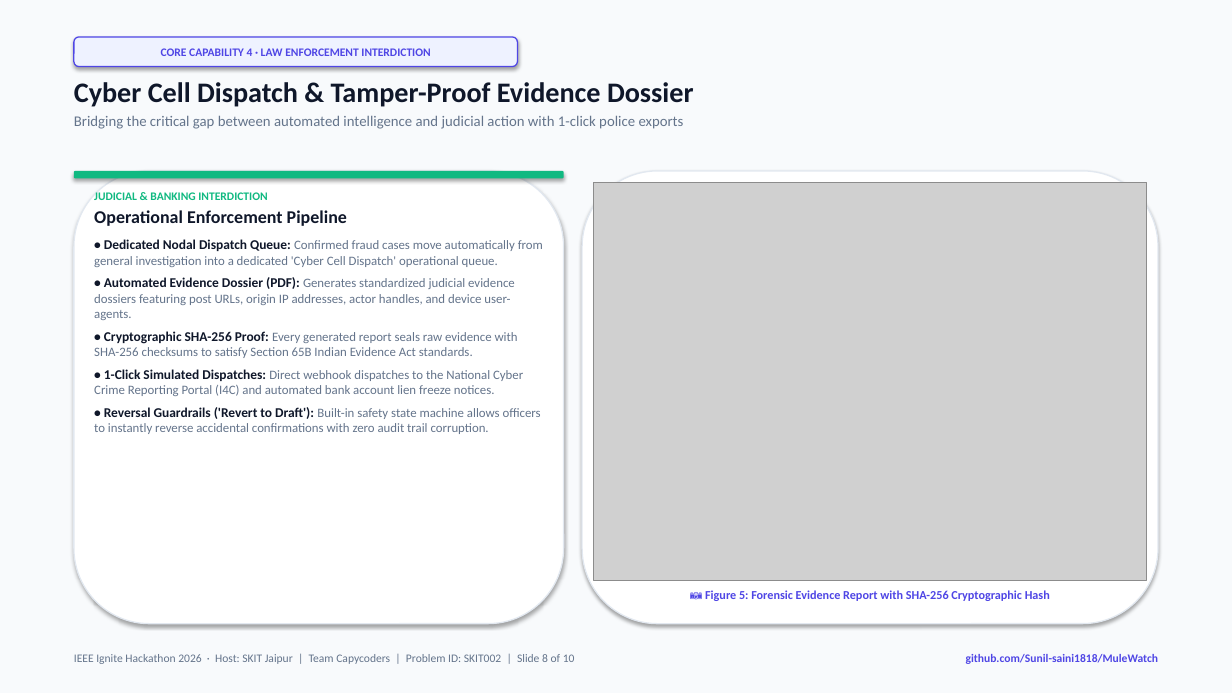
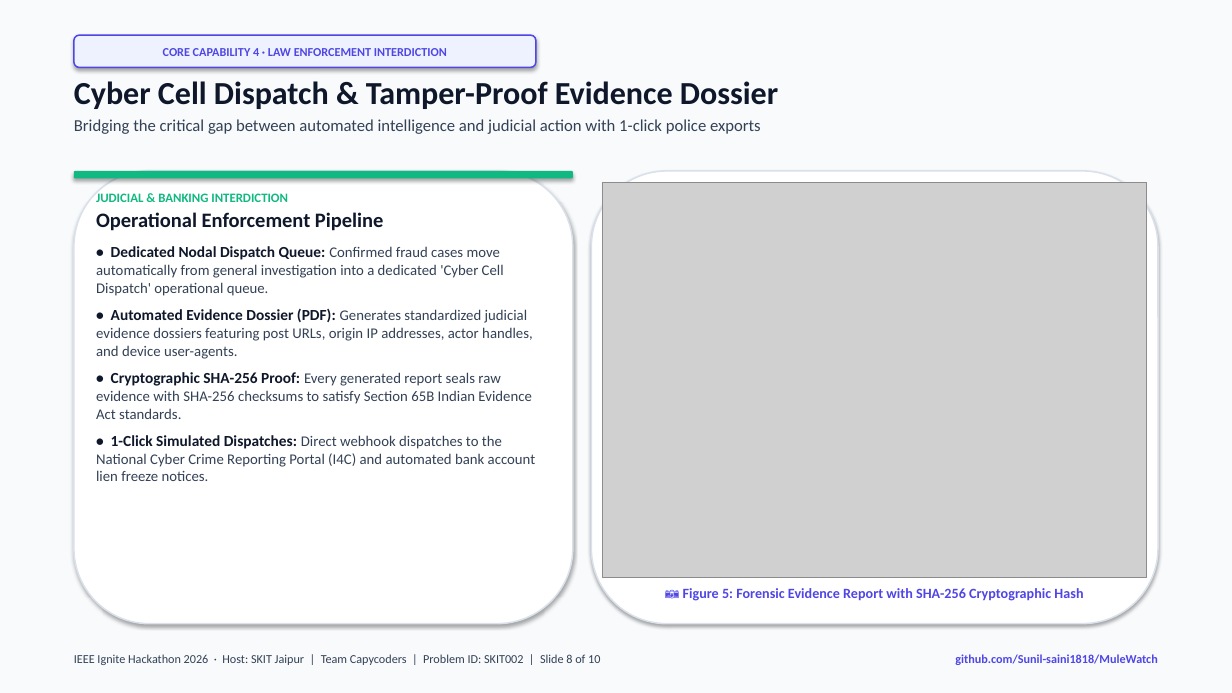
Before and after one commit to Sunil-saini1818/MuleWatch, a slide deck: slide 8 of MuleWatch_Presentation_IEEE_Ignite_2026.pptx. Drawn at 1232x693 pixels with LibreOffice and Linux fonts; fonts in the diff are those of the drawing; grey boxes stand for pictures. Boxes give left, top, right and bottom in pixels: in the first picture for what was removed or moved away, otherwise in the second. Text is boxed around its words. In the diff, an @@ line names an element or a change of style, - is before the commit and + after.

Commit message:
style: enhance typography, visibility, and layout alignment in pitch deck

```diff
--- a/MuleWatch_Presentation_IEEE_Ignite_2026.pptx
+++ b/MuleWatch_Presentation_IEEE_Ignite_2026.pptx
@@ rounded rectangle "CORE CAPABILITY 4 · LAW ...": place and size @@
-rounded rectangle "CORE CAPABILITY 4 · LAW ..." at [74, 37, 518, 67]
+rounded rectangle "CORE CAPABILITY 4 · LAW ..." at [74, 35, 536, 67]
@@ rounded rectangle "CORE CAPABILITY 4 · LAW ..." at [74, 35, 536, 67]: size 9 to 9.5 pt; outline #4F46E5 1 pt to #4F46E5 1.2 pt @@
@@ text "Cyber Cell Dispatch & Tamper-Proof ..." at [74, 81, 778, 134]: size 22 to 25 pt in "Cyber Cell Dispatch & Tamper-Proof Evidence Dossier"; size 11.5 to 13 pt, text colour #64748B to #334155 in "Bridging the critical gap between automated intelligence ..." @@
@@ rounded rectangle: place and size @@
-rounded rectangle at [74, 171, 564, 178]
+rounded rectangle at [74, 171, 573, 178]
@@ rounded rectangle at [74, 171, 573, 624]: outline #E2E8F0 1 pt to #DAE1EB 1.2 pt @@
@@ rounded rectangle: place and size @@
-rounded rectangle at [74, 171, 564, 624]
+rounded rectangle at [74, 171, 573, 624]
@@ rounded rectangle: place and size @@
-rounded rectangle at [582, 171, 1158, 624]
+rounded rectangle at [592, 171, 1158, 624]
@@ rounded rectangle at [592, 171, 1158, 624]: outline #E2E8F0 1 pt to #DAE1EB 1.2 pt @@
@@ text "JUDICIAL & BANKING INTERDICTION" at [96, 193, 536, 481]: size 9 to 10 pt in "JUDICIAL & BANKING INTERDICTION"; size 14 to 16 pt in "Operational Enforcement Pipeline"; size 10.5 to 12 pt in "• Dedicated Nodal Dispatch Queue:", "• Automated Evidence Dossier (PDF):", "• Cryptographic SHA-256 Proof:", "• 1-Click Simulated Dispatches:"; size 10 to 11.5 pt, text colour #64748B to #334155 in "Confirmed fraud cases move automatically from general ...", "Generates standardized judicial evidence dossiers featuring  ...", "Every generated report seals raw evidence with ...", "Direct webhook dispatches to the National Cyber ..."; more space between paragraphs @@
@@ picture: place and size @@
-picture at [593, 182, 1147, 580]
+picture at [603, 182, 1147, 578]
@@ text at [94, 407, 541, 434]: paragraph removed @@
-• Reversal Guardrails ('Revert to Draft'): Built-in safety state machine allows officers to instantly reverse accidental confirmations with zero audit trail corruption.
@@ text "📷 Figure 5: Forensic Evidence ...": place and size @@
-text "📷 Figure 5: Forensic Evidence ..." at [705, 590, 1050, 601]
+text "📷 Figure 5: Forensic Evidence ..." at [683, 588, 1083, 601]
@@ text "📷 Figure 5: Forensic Evidence ..." at [683, 588, 1083, 601]: size 9.5 to 11 pt @@
@@ text "IEEE Ignite Hackathon 2026 · ..." at [74, 654, 600, 665]: size 9 to 9.5 pt, text colour #64748B to #334155 @@
@@ text "github.com/Sunil-saini1818/MuleWatch" at [955, 654, 1157, 665]: size 9 to 9.5 pt @@
```
Also in this commit, not shown: 9 other slides changed, 1 other file.
